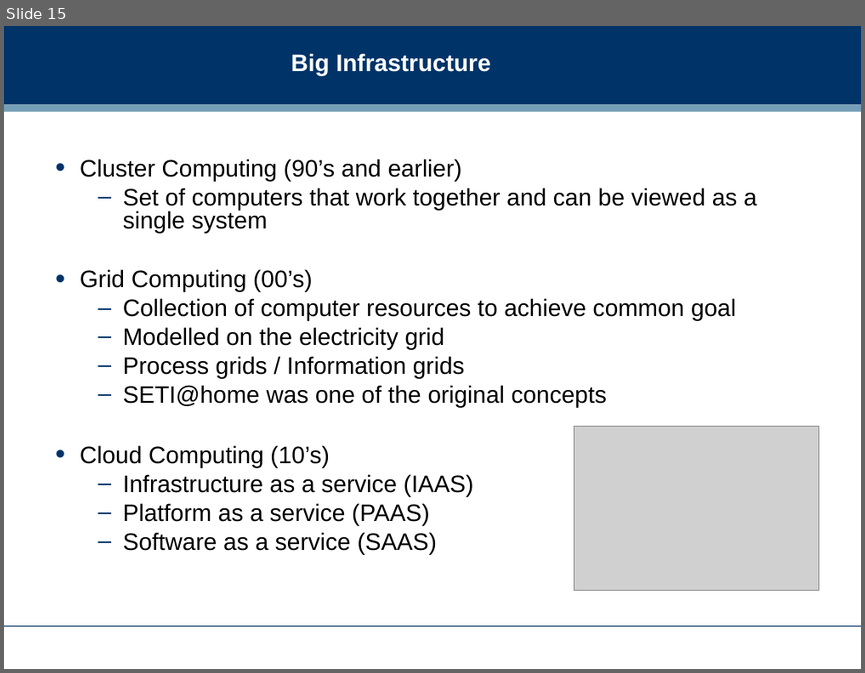
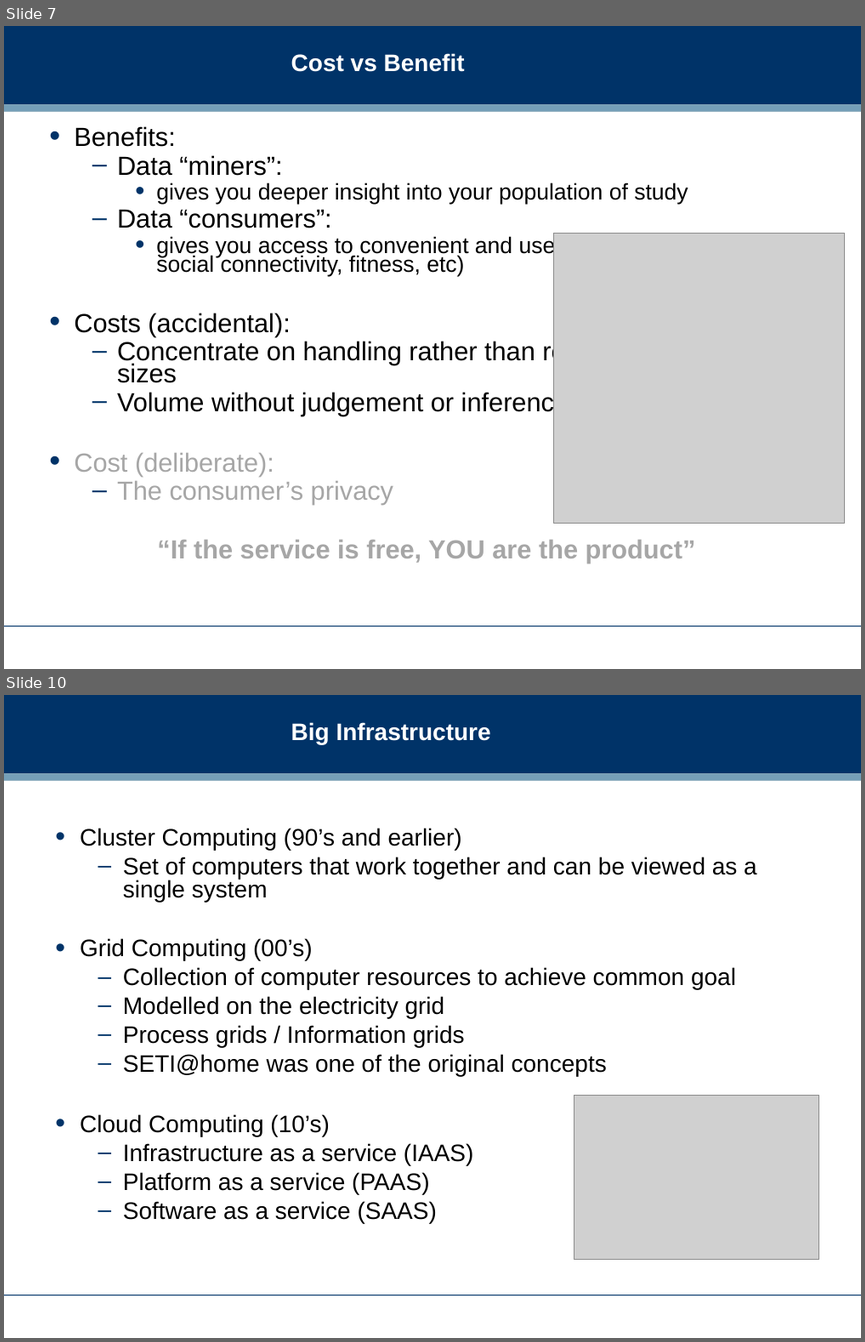
Before and after one commit to dreamind/ix, a slide deck: lectures/informatics-society/bigdata.ppt. Shown one above the other, each under a label of ours: slide 15 before the commit, slides 7 and 10 after it; the slides between them are not shown. The pictures are 865x673 and 865x1342 pixels, drawn with LibreOffice and Linux fonts; fonts in the diff are those of the drawing; grey boxes stand for pictures; background and template pictures are left out. Boxes give left, top, right and bottom in pixels: in the first picture for what was removed or moved away, otherwise in the second. Text is boxed around its words. In the diff, an @@ line names an element or a change of style, - is before the commit and + after.

Commit message:
Big Data slides and landing page updated

```diff
--- a/lectures/informatics-society/bigdata.ppt
+++ b/lectures/informatics-society/bigdata.ppt
@@ slide 7 added at bbox=[4, 26, 861, 669], background #FFFFFF; not listed: 3 template elements that a slide beside it also shows @@
@@ title added at bbox=[291, 53, 465, 72], 20 pt, text #FFFFFF, bold @@
+Cost vs Benefit
@@ text added at bbox=[74, 126, 755, 563], 22 pt, text #000000 @@
+• Benefits:
+  – Data “miners”:
+    • gives you deeper insight into your population of study
+  – Data “consumers”:
+    • gives you access to convenient and useful services (search, social connectivity, fitness, etc)
+• Costs (accidental):
+  – Concentrate on handling rather than representative sample sizes
+  – Volume without judgement or inference (cleverness)
+• Cost (deliberate):
+  – The consumer’s privacy
+“If the service is free, YOU are the product”
@@ picture added at bbox=[554, 233, 845, 522] @@
@@ what was slide 15 is now slide 10 @@
```
Also in this commit, not shown: 12 slides changed, 12 other slides added, 12 slides removed, 1 other file.
